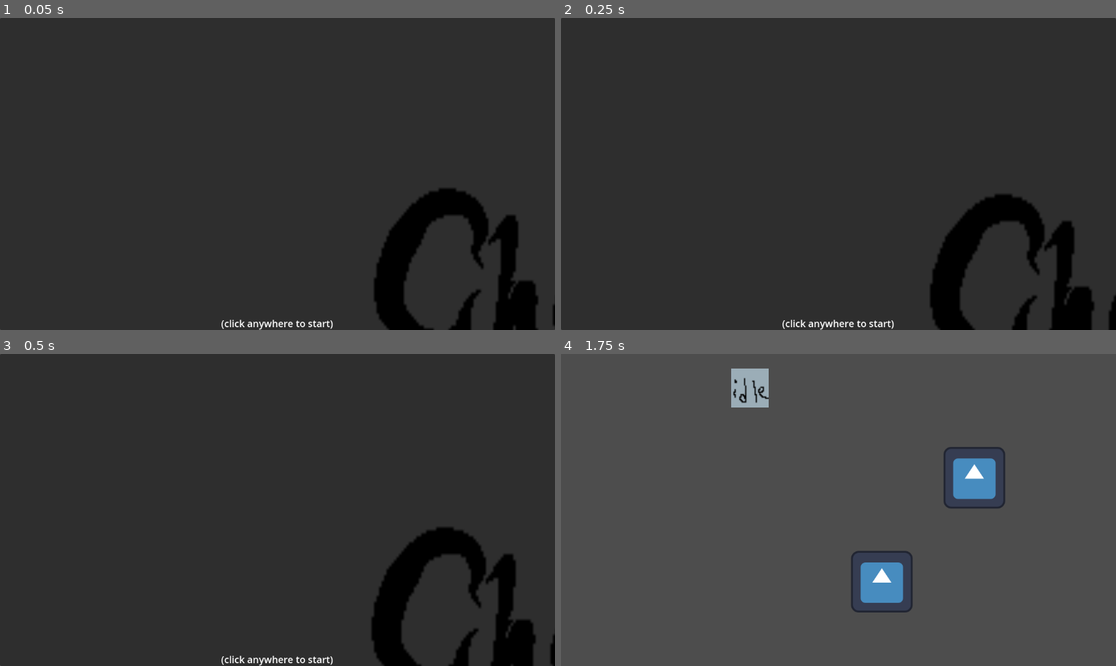
Above: before the commit, frames 1-4 (two rows, left to right).
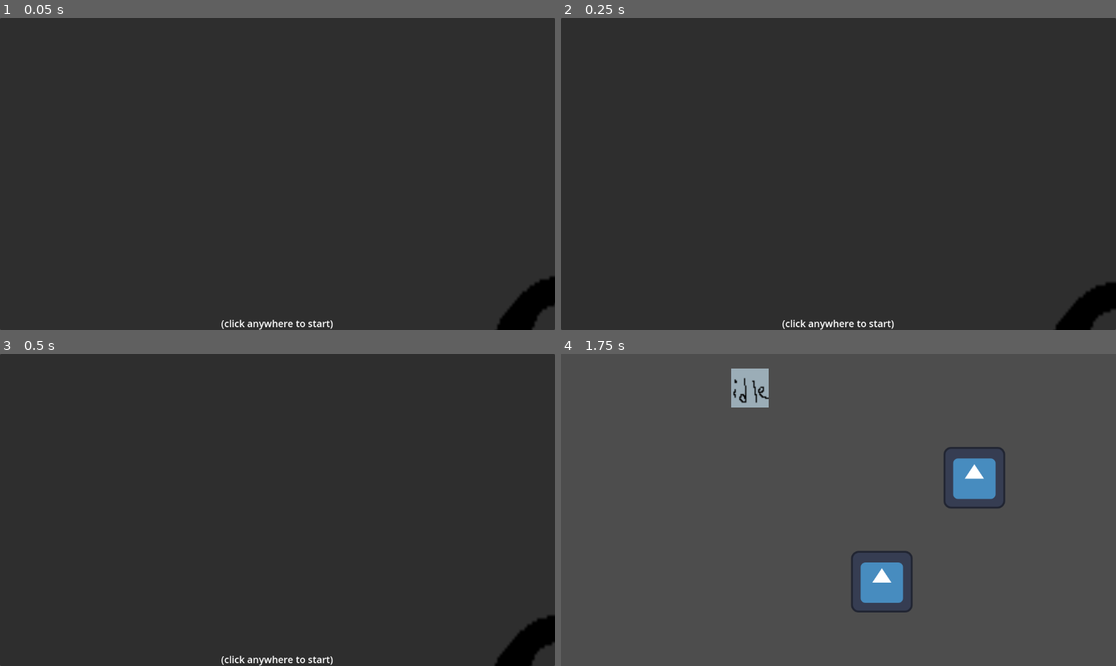
Above: after the commit, the same moments.

Repository: xern0/SleepyShrimpStudios-ChemicalCleanse
Game: Godot game, scene res://main_menu.tscn
Two runs of this game, one before a commit and one after it. Both use one fixed random seed, a clock stepped at 60 frames per second and the inputs below. The engine's default icon, where the game draws it, is replaced by a stand-in: a white triangle on a blue panel in a dark square.
Inputs (mouse positions are in pixels of both pictures, inside the frame that each line leads up to):
- Up to frame 1 (0.05 s): no input
- Up to frame 2 (0.25 s): no input
- Up to frame 3 (0.5 s): no input
- Up to frame 4 (1.75 s): tap Enter at 0.5 s; move the mouse to (960, 494) at 0.52 s; hold D (right) 0.53-1.25 s; hold E (interact) 0.53-1.25 s; click (960, 494) at 0.67 s; drag from (727, 525) to (971, 478) at 1.27 s

The runs differ from the first frame. In frame 1, 5.2% of the frame differs, in the area x 67-100%, y 54-100%; in frame 2, 5.0%; in frame 3, 5.1%; in frame 4, nothing differs.

Commit message:
made it center

Diff:
--- a/chemical-cleanse/main_menu.tscn
+++ b/chemical-cleanse/main_menu.tscn
@@ -91,7 +91,7 @@
 text = "Start"
 
 [node name="AnimatedSprite2D" type="AnimatedSprite2D" parent="."]
-position = Vector2(1287, 648)
+position = Vector2(1517, 831.00006)
 scale = Vector2(5.1562505, 6.191919)
 sprite_frames = SubResource("SpriteFrames_nlkkf")
 animation = &"main menu"
